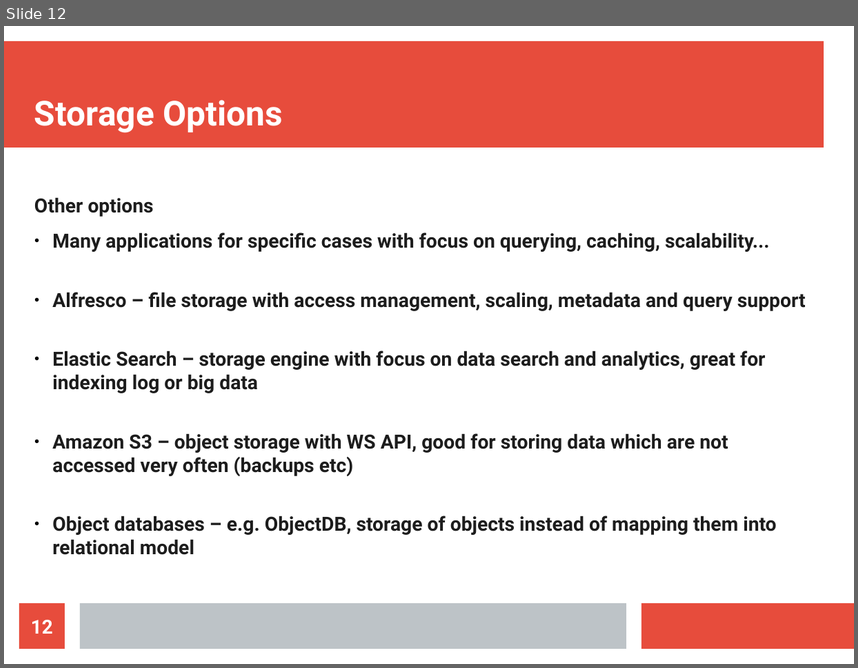
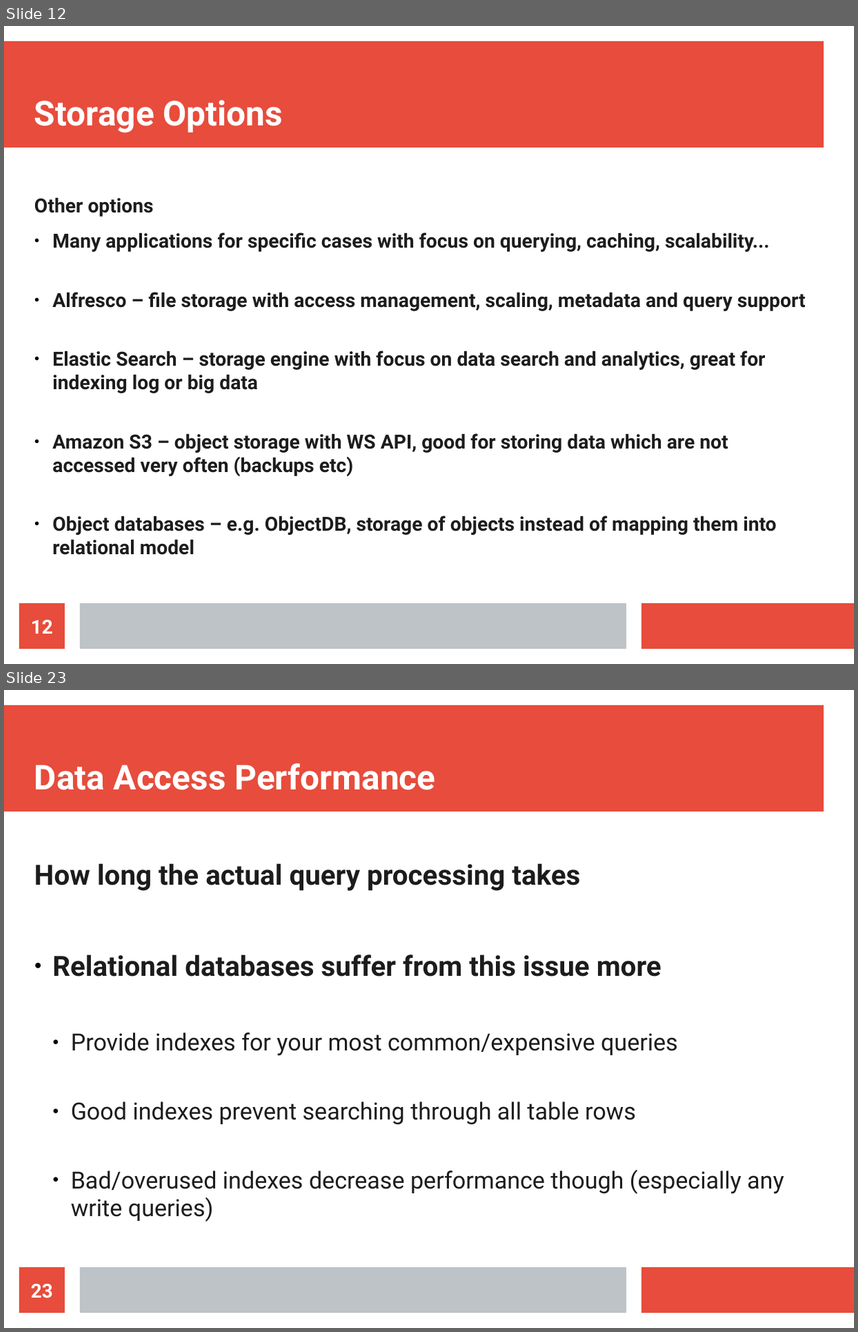
Before and after one commit to maxotta/pia-labs, a slide deck: lectures/persistence/01_persistence.odp. Shown one above the other, each under a label of ours: slide 12 before the commit, slides 12 and 23 after it; the slides between them are not shown. The pictures are 858x668 and 858x1332 pixels, drawn with LibreOffice and Linux fonts; fonts in the diff are those of the drawing. Boxes give left, top, right and bottom in pixels: in the first picture for what was removed or moved away, otherwise in the second. Text is boxed around its words. In the diff, an @@ line names an element or a change of style, - is before the commit and + after.

```diff
--- a/lectures/persistence/01_persistence.odp
+++ b/lectures/persistence/01_persistence.odp
@@ slide 23 added at (x1=4, y1=690, x2=854, y2=1328), background #FFFFFF; not listed: 3 template elements that a slide beside it also shows @@
@@ title added at (x1=34, y1=763, x2=435, y2=790), 32 pt, text #FFFFFF, bold @@
+Data Access Performance
@@ text added at (x1=34, y1=863, x2=784, y2=1221), 22 pt, text #1C1C1C @@
+How long the actual query processing takes
+● Relational databases suffer from this issue more
+  ● Provide indexes for your most common/expensive queries
+  ● Good indexes prevent searching through all table rows
+  ● Bad/overused indexes decrease performance though (especially any write queries)
@@ page number added at (x1=19, y1=1267, x2=65, y2=1312), fill #E74C3C, 18 pt, text #FFFFFF, bold @@
+23
```
Also in this commit, not shown: 28 other slides added, 1 slide removed, 2 other files.
